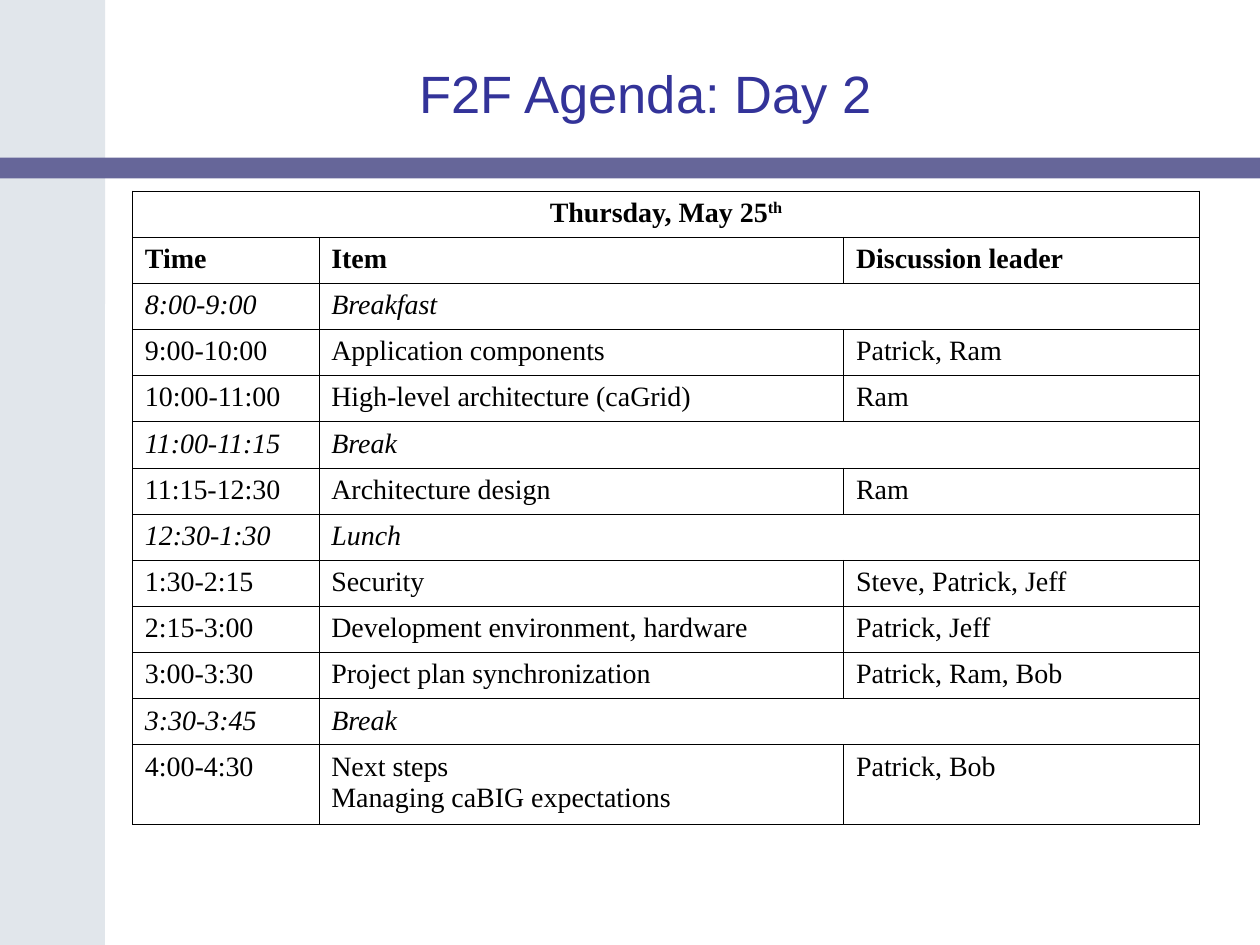
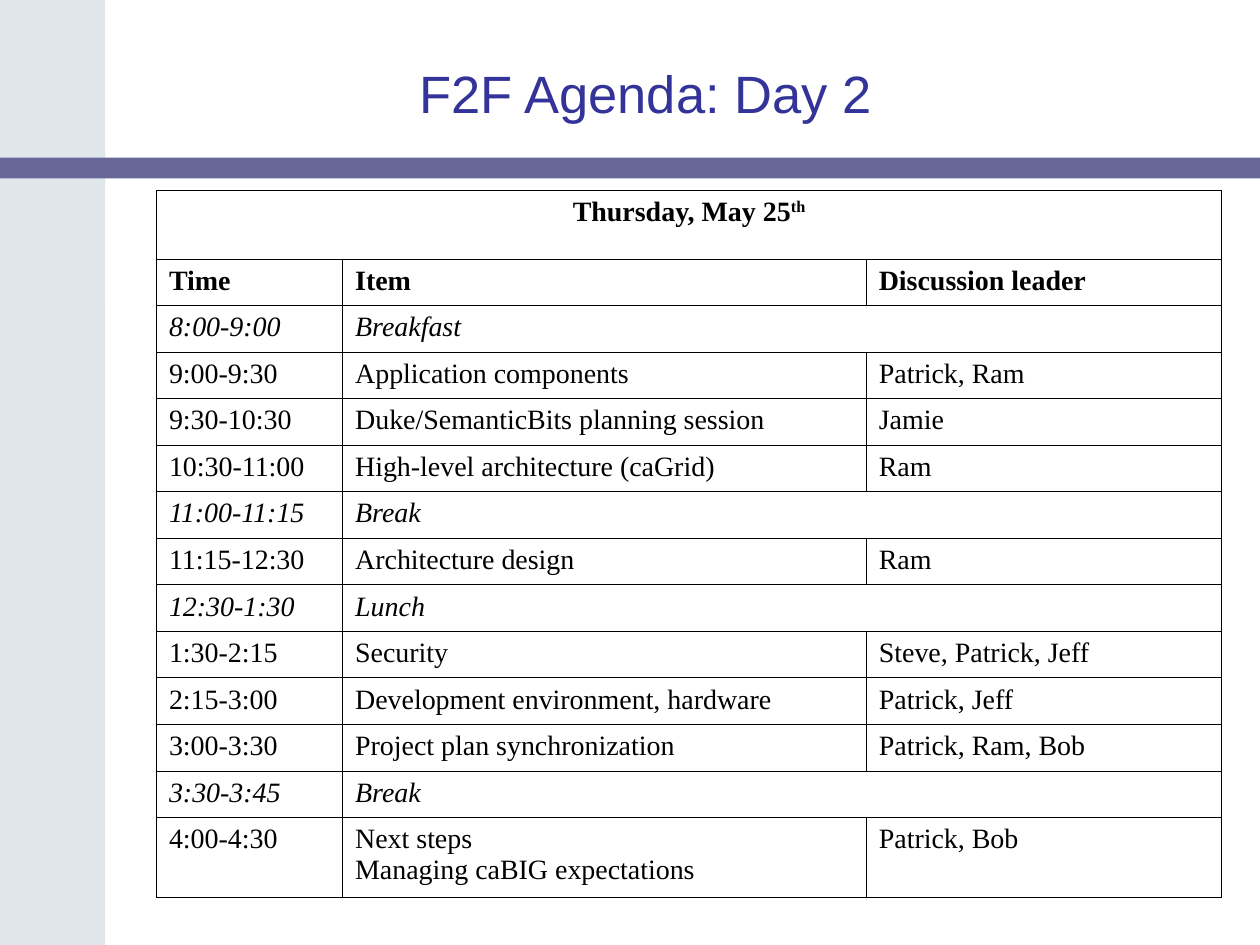
Before and after one commit to NCIP/catrip, a slide deck: slide 37 of catrip/documentation/presentations/catrip_f2f_2006_05/catrip_f2f_introduction_2006_05.ppt (slide 31 before the commit). Drawn at 1260x945 pixels with LibreOffice and Linux fonts; fonts in the diff are those of the drawing; background and template pictures are left out. Boxes give left, top, right and bottom in pixels: in the first picture for what was removed or moved away, otherwise in the second. Text is boxed around its words. In the diff, an @@ line names an element or a change of style, - is before the commit and + after.

```diff
--- a/catrip/documentation/presentations/catrip_f2f_2006_05/catrip_f2f_introduction_2006_05.ppt
+++ b/catrip/documentation/presentations/catrip_f2f_2006_05/catrip_f2f_introduction_2006_05.ppt
@@ table at <box>156,190,1222,898</box> @@
-row 4: 9:00-10:00 | Application components | Patrick, Ram
-row 5: 10:00-11:00 | High-level architecture (caGrid) | Ram
+row 4: 9:00-9:30 | Application components | Patrick, Ram
+row 5: 9:30-10:30 | Duke/SemanticBits planning session | Jamie
+row 6: 10:30-11:00 | High-level architecture (caGrid) | Ram
@@ table: place and size @@
-table at <box>132,192,1198,825</box>
+table at <box>156,190,1222,898</box>
```
Also in this commit, not shown: 3 other slides changed, 12 slides added, 6 slides removed.
